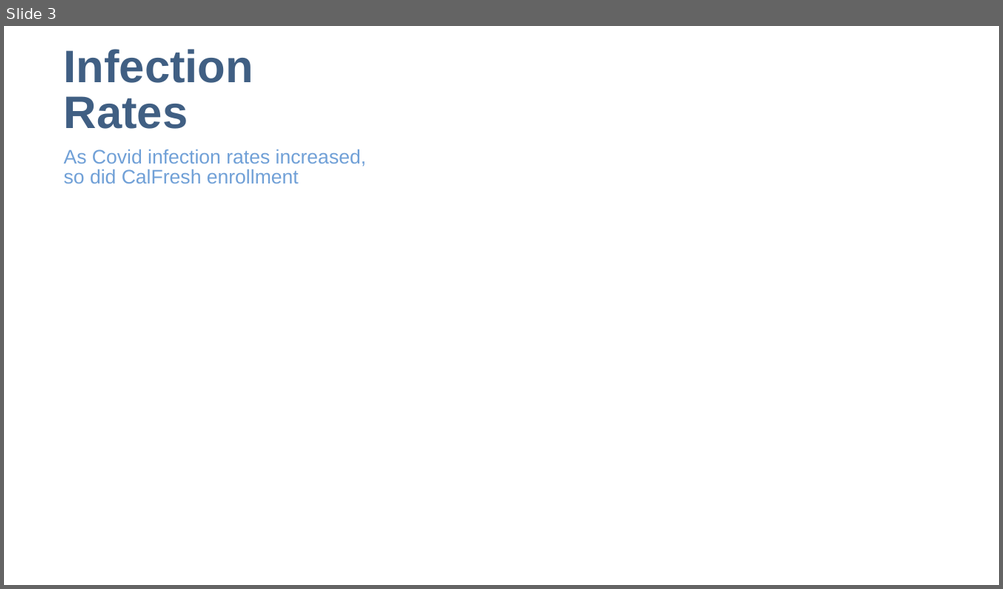
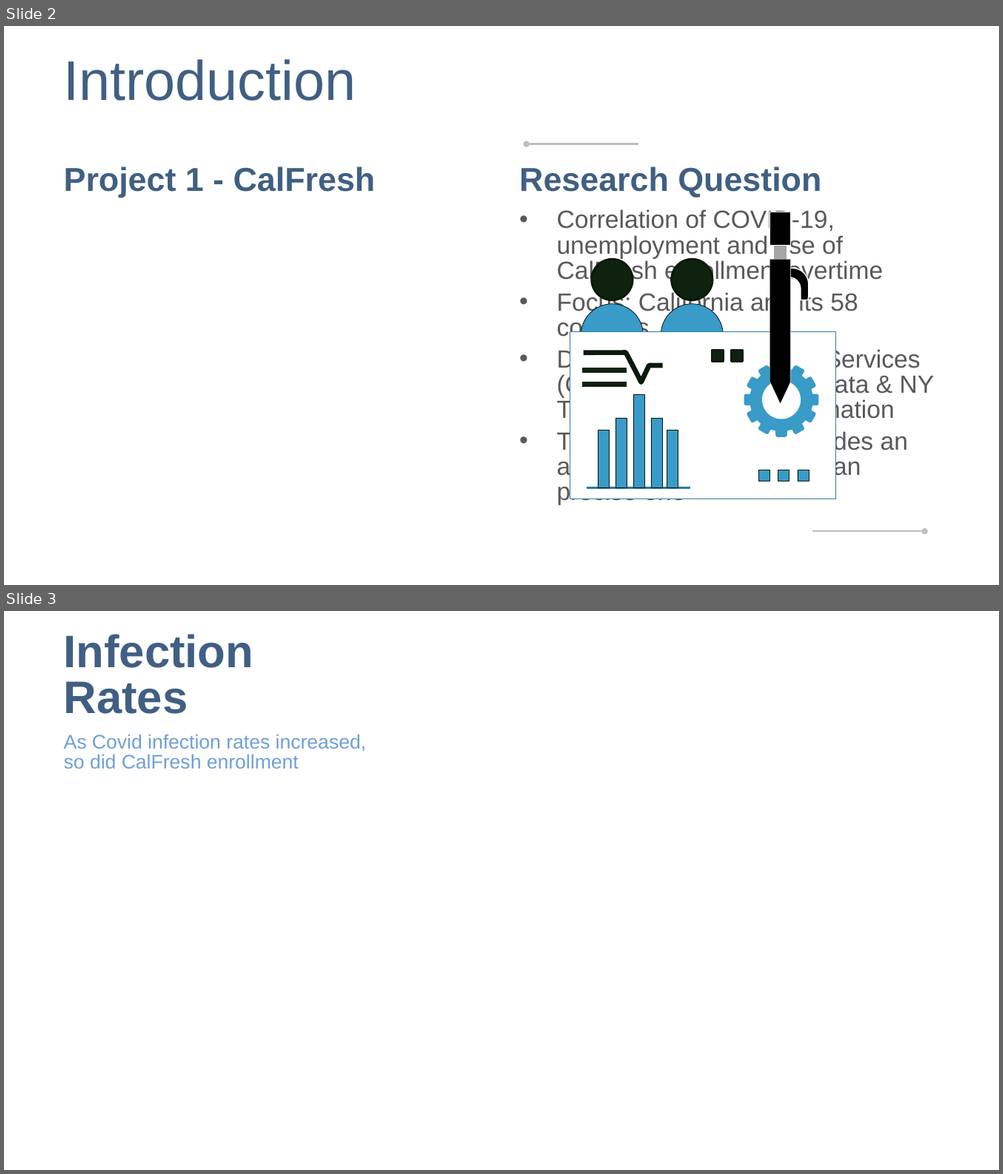
Before and after one commit to speedracer05/Covid_CalFresh, a slide deck: Presentation/Covid_CalFresh_v.01.pptx. Shown one above the other, each under a label of ours: slide 3 before the commit, slides 2 and 3 after it. The pictures are 1003x589 and 1003x1174 pixels, drawn with LibreOffice and Linux fonts; fonts in the diff are those of the drawing. Boxes give left, top, right and bottom in pixels: in the first picture for what was removed or moved away, otherwise in the second. Text is boxed around its words. In the diff, an @@ line names an element or a change of style, - is before the commit and + after.

```diff
--- a/Presentation/Covid_CalFresh_v.01.pptx
+++ b/Presentation/Covid_CalFresh_v.01.pptx
@@ slide 2 added at [4, 26, 999, 585], background #FFFFFF @@
@@ title added at [64, 59, 356, 101], 54 pt, text #405F83 @@
+Introduction
@@ arrow added from (638, 144) to (526, 144), #595959 1.75 pt @@
@@ text added at [64, 167, 375, 198], 32 pt, text #405F83, bold @@
+Project 1 - CalFresh
@@ text added at [519, 167, 821, 198], 32 pt, text #405F83, bold @@
+Research Question
@@ text added at [557, 210, 934, 506], 24 pt, text #595959 @@
+• Correlation of COVID-19, unemployment and rise of CalFresh enrollment overtime
+• Focus: California and its 58 counties
+• Data: CA Dept of Social Services (CalFresh), US Census data & NY Times US counties information
+• The data presented provides an accurate picture rather than precise one
@@ group added at [569, 212, 835, 500]: 13 rectangles, 5 ellipses, 4 freeform shapes, 3 lines @@
@@ arrow added from (812, 532) to (924, 532), #595959 1.75 pt @@
```
Also in this commit, not shown: 4 slides changed, 1 slide removed.
